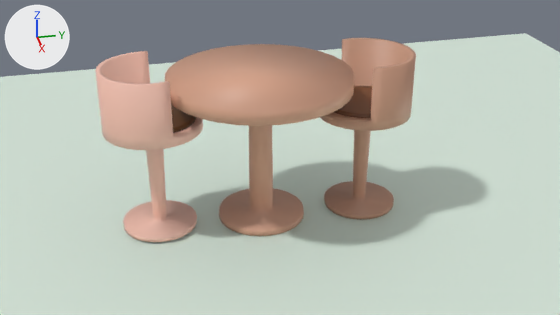
The Blender file models/table_chaire.blend, before and after one commit.
Camera for both pictures: the file's camera 'Camera'. Arrows for +X, +Y and +Z are at upper left; the lights stay in place.
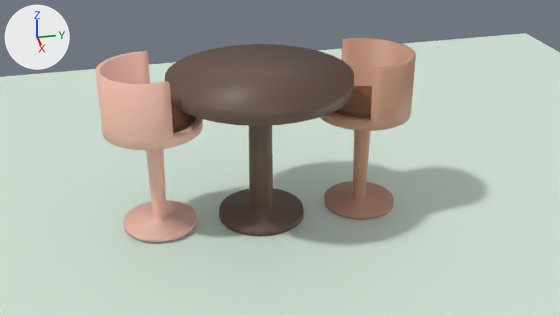
The change, as a list of edits to the scene's bpy script:
```text
Change mat_material_001:
    where n2 = _N.new('ShaderNodeBrightContrast'); n2.name = 'Brightness/Contrast'
    remove n2.inputs[0].default_value = (0.675, 0.366, 0.249, 1.0)  # 'Color', beige #d6a389
    add n3 = _N.new('ShaderNodeBrightContrast'); n3.name = 'Brightness/Contrast.001'
    add n3.inputs[0].default_value = (0.142, 0.0868, 0.0631, 1.0)  # 'Color', brown #695347
    add _L.new(n3.outputs[0], n2.inputs[0])  # 'Color' to 'Color'
```

Location of each change, (x1, y1, x2, y2) in pixels of the pictures (560 x 315 px):
'Cylinder.002', recoloured (beige to brown): (165, 44, 354, 236) in both
